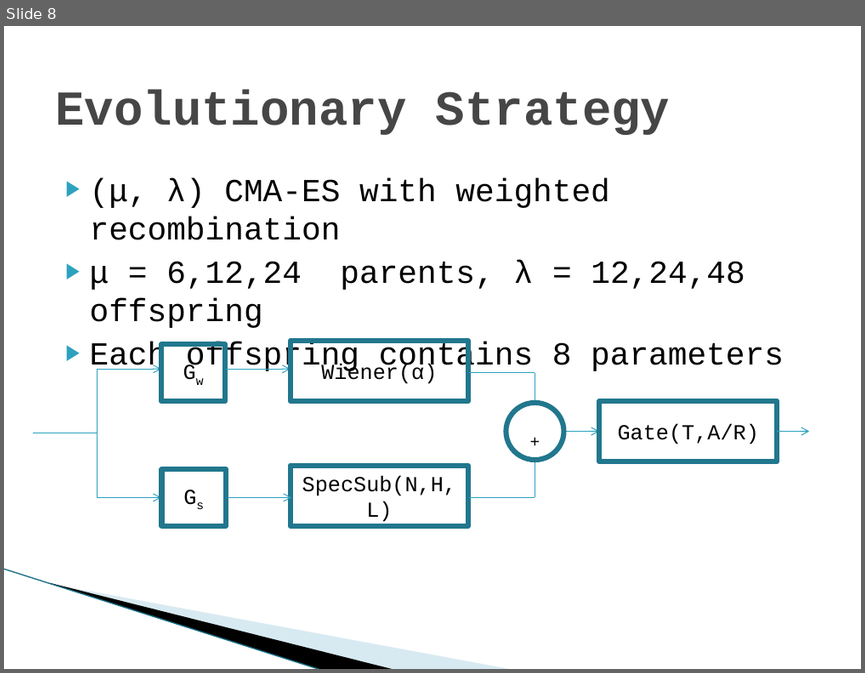
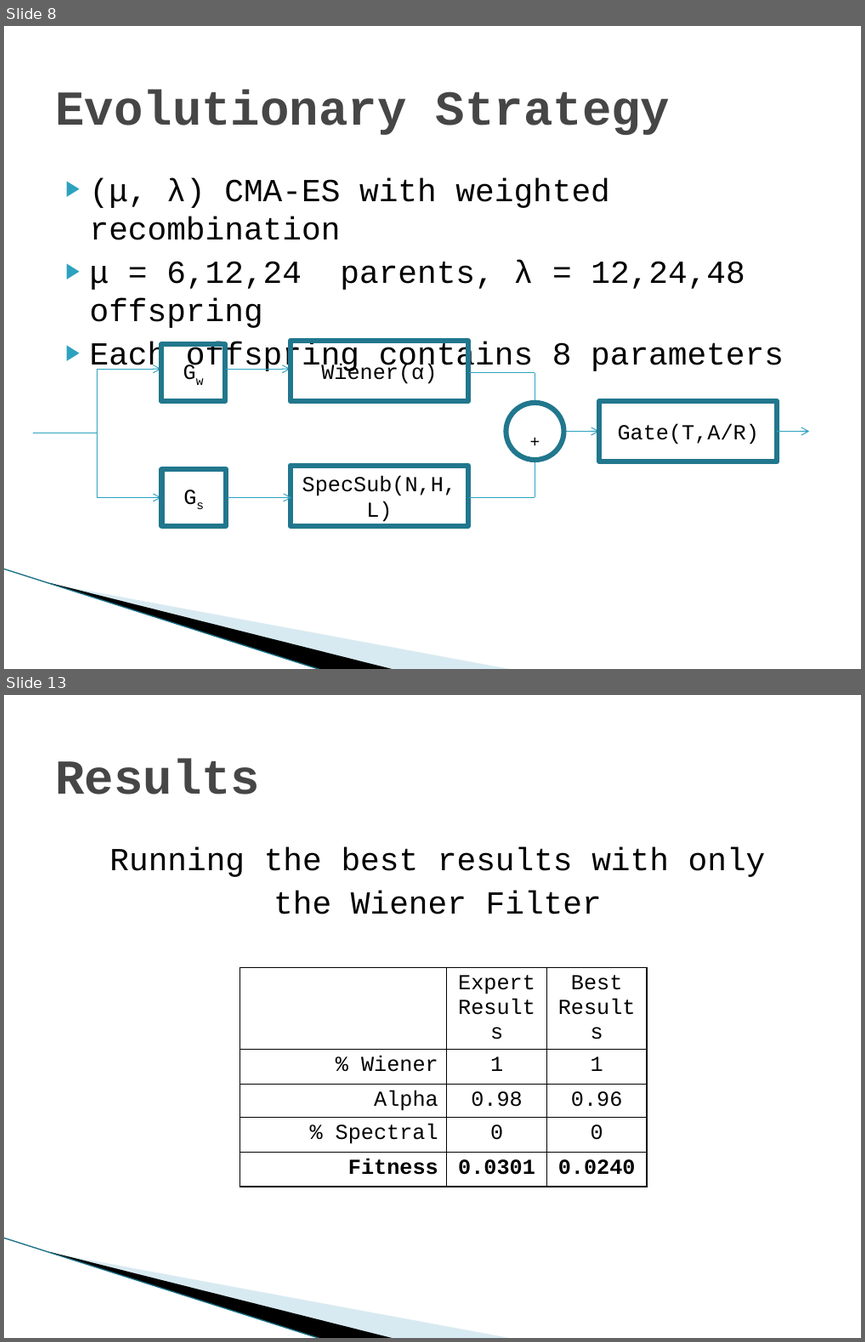
Before and after one commit to vfasburg/cse_848, a slide deck: project/848_Project_Presentation_Fasburg_Thomas.pptx. Shown one above the other, each under a label of ours: slide 8 before the commit, slides 8 and 13 after it; the slides between them are not shown. The pictures are 865x673 and 865x1342 pixels, drawn with LibreOffice and Linux fonts; fonts in the diff are those of the drawing; background and template pictures are left out. Boxes give left, top, right and bottom in pixels: in the first picture for what was removed or moved away, otherwise in the second. Text is boxed around its words. In the diff, an @@ line names an element or a change of style, - is before the commit and + after.

Commit message:
added results to slides

```diff
--- a/project/848_Project_Presentation_Fasburg_Thomas.pptx
+++ b/project/848_Project_Presentation_Fasburg_Thomas.pptx
@@ slide 13 added at (4,695,861,1338), background #FFFFFF; not listed: 3 template elements that a slide beside it also shows @@
@@ title added at (55,758,260,794), 41 pt, text #464646, bold @@
+Results
@@ text added at (109,847,766,914), 27 pt, text #000000 @@
+Running the best results with only
+the Wiener Filter
@@ table added at (239,968,647,1178), 5 rows, 3 columns @@
+ | Expert Results | Best Results
+% Wiener | 1 | 1
+Alpha | 0.98 | 0.96
+% Spectral | 0 | 0
+Fitness | 0.0301 | 0.0240
```
Also in this commit, not shown: 2 slides changed, 6 other slides added, 1 slide removed, 2 other files.
